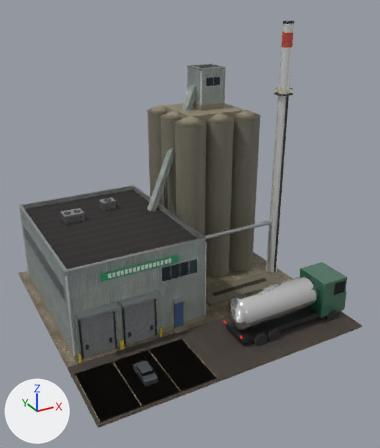
Before and after pictures for a commit that changed the glTF model models/real/zones/i2/plant_food.glb.
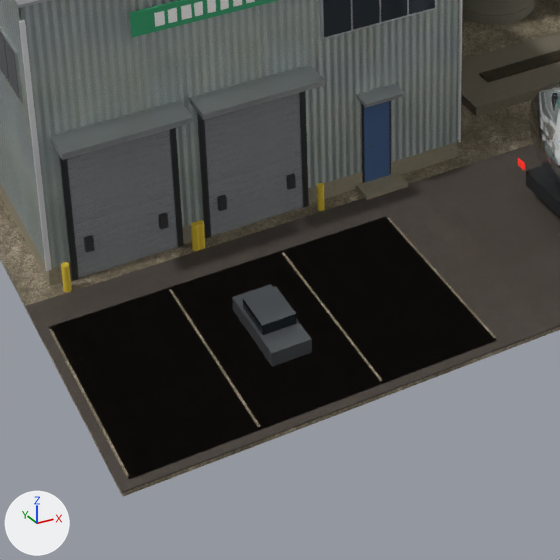
Each version appears first whole from a 50 mm lens placed at (-0.764, -1.502, 1.038), pointed at (0.017, -0.082, 0.328), and next in a close-up on the part from 16% to 62% of the width and 60% to 100% of the height. Every picture has the same lights, and +X, +Y and +Z are marked at lower left. The first two pictures are the older version. Vertices at exactly the same position are counted once.

Names of what the first close-up shows: 'plant_food_body'.
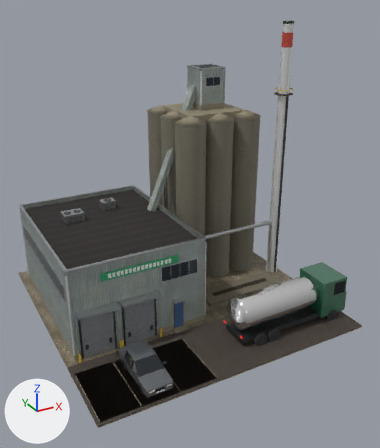
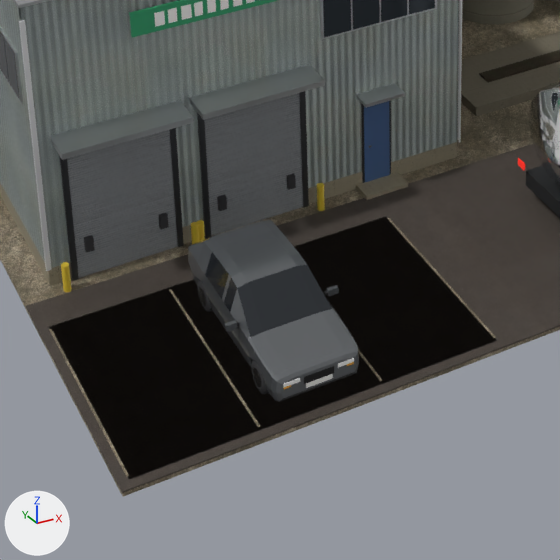
Pixel boxes [x1, y1, x2, y2] of what changed, in the close-ups (560 x 560 px):
part 1 of me_plant_food_body, added
    after: [225, 320, 237, 332]
part 2 of me_plant_food_body, added
    after: [327, 285, 339, 297]
part 3 of me_plant_food_body, added
    after: [283, 378, 300, 387]
part 4 of me_plant_food_body, added
    after: [338, 358, 354, 368]
part 5 of me_plant_food_body, added
    after: [304, 366, 334, 384]
part 6 of me_plant_food_body, added
    after: [306, 374, 333, 388]
part 7 of me_plant_food_body, added
    after: [251, 360, 269, 394]
part 8 of me_plant_food_body, added
    after: [197, 280, 213, 312]
part 9 of me_plant_food_body, deleted
    before: [232, 284, 312, 367]
part 10 of me_plant_food_body, added
    after: [188, 220, 359, 402]

The change in detail:
Picture 'car_atlas_arm' (img_car_atlas_arm) is new.
Picture 'car_atlas_diff' (img_car_atlas_diff) is new.
Picture 'car_atlas_emit' (img_car_atlas_emit) is new.
Material 'Car_Atlas' (mat_car_atlas) is new.
Uses the picture img_car_atlas_arm.
Uses the picture img_car_atlas_diff.
Uses the picture img_car_atlas_emit.
me_plant_food_body is used by ob_plant_food_body; location (0.0, 0.0, 0.0).
me_plant_food_body had 2112 vertices, 3132 faces and spanned x -0.47..0.473, y -0.47..0.47, z 0.0..0.952.
me_plant_food_body now has 2854 vertices, 4248 faces and spans x -0.47..0.473, y -0.47..0.47, z 0.0..0.952.
me_plant_food_body part 1: a new loose piece, a box spanning x -0.336..-0.326, y -0.3796..-0.3754, z 0.0512..0.0577, in mat_paint_grey (dark grey #65696c).
me_plant_food_body part 2: a new loose piece, a box spanning x -0.234..-0.224, y -0.3796..-0.3754, z 0.0512..0.0577, in mat_paint_grey (dark grey #65696c).
me_plant_food_body part 3: a new loose piece, a box spanning x -0.3144..-0.2985, y -0.453..-0.45, z 0.0355..0.0395, in mat_car_atlas.
me_plant_food_body part 4: a new loose piece, a box spanning x -0.2615..-0.2456, y -0.453..-0.45, z 0.0355..0.0395, in mat_car_atlas.
me_plant_food_body part 5: a new loose piece, a box spanning x -0.2948..-0.2652, y -0.4529..-0.4505, z 0.031..0.0385, in mat_car_atlas.
me_plant_food_body part 6: a new loose piece, a box spanning x -0.293..-0.267, y -0.4528..-0.4526, z 0.02562..0.03137, in mat_car_atlas.
me_plant_food_body part 7: the loose piece of 56 vertices spanning x 0.407..0.473, y -0.032..0.032, z 0.709..0.712 is copied, and the copy is multiplied about its middle by the matrix ((0.0, 0.0, -3.225), (0.0, -0.479, 0.0), (-0.479, 0.0, 0.0)), then moved by (-0.758, -0.415, -0.69), in mat_car_atlas; it spans x -0.323..-0.312, y -0.43..-0.4, z 0.005..0.036.
me_plant_food_body part 8: the loose piece of 56 vertices spanning x 0.407..0.473, y -0.032..0.032, z 0.709..0.712 is copied, and the copy is multiplied about its middle by the matrix ((0.0, 0.0, -3.225), (0.0, -0.479, 0.0), (-0.479, 0.0, 0.0)), then moved by (-0.758, -0.287, -0.69), in mat_car_atlas; it spans x -0.323..-0.312, y -0.303..-0.272, z 0.005..0.036.
me_plant_food_body part 9: 6 loose pieces with 80 vertices, spanning x -0.3..-0.26, y -0.395..-0.305, z 0.004..0.036, are deleted.
me_plant_food_body part 10: 494 vertices added at x -0.324..-0.236, y -0.452..-0.248, z 0.011..0.081.
Other edits to the shape of me_plant_food_body do not show in these pictures.
me_plant_food_body gains material mat_car_atlas.
